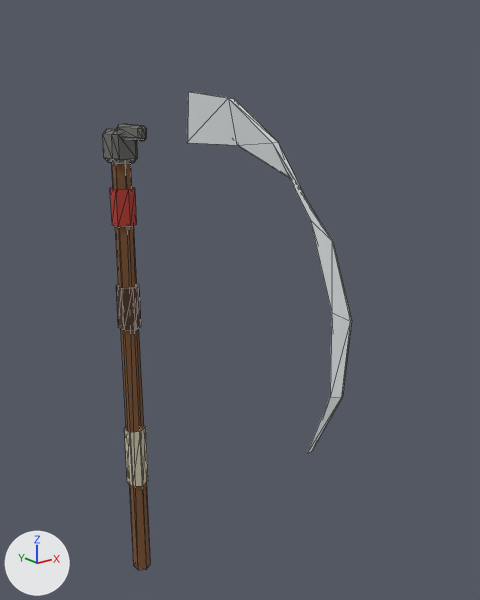
What one commit did to the glTF model frontend/public/zumbi/models/foice_afiada.glb.
Before and after are seen from a 50 mm lens placed at (-0.711, -1.297, 0.88), pointed at (0.067, -0.325, 0.491). The axes (+X, +Y, +Z) are drawn at lower left. The lights are the same throughout. The first picture is the older version. Mesh edges are drawn as thin lines. Vertices at exactly the same position are counted once.

The first picture shows 'foice_afiada.001'.
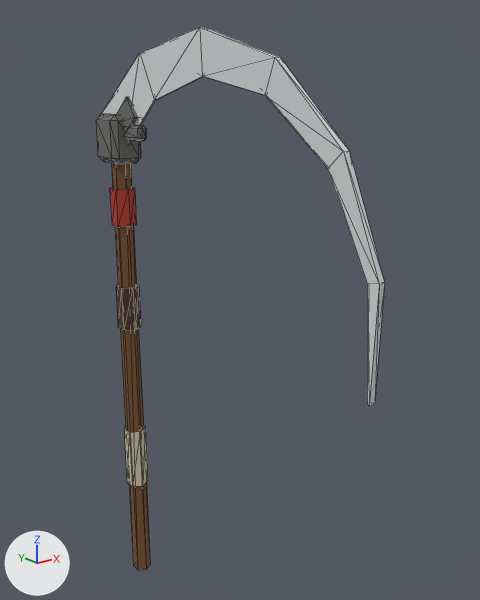
Pixel boxes [x1, y1, x2, y2] of what changed, in the pictures (480 x 600 px):
'foice_afiada.001', reshaped (16% wider, 14% taller): before [103, 92, 352, 570]; after [96, 27, 385, 570]
part 1 of me_foice_afiada_malha, rebuilt (71% wider): before [187, 92, 352, 453]; after [102, 27, 385, 406]
part 2 of me_foice_afiada_malha, rebuilt (28% wider, 38% taller): before [103, 128, 138, 164]; after [96, 114, 141, 164]
part 3 of me_foice_afiada_malha, added: after [117, 97, 138, 135]

The change, as a list of edits to the scene's bpy script:
```text
Change me_foice_afiada_malha:
    used by ob_foice_afiada_001; location = (0.0, 0.0, 0.0)
    remove me_foice_afiada_malha.from_pydata(...)  # 124 vertices, 196 faces; spans x -0.03..0.03, y -0.672..0.03, z -0.3..0.88
    add me_foice_afiada_malha.from_pydata(...)  # 132 vertices, 208 faces; spans x -0.035..0.035, y -0.725..0.063, z -0.3..0.984
    me_foice_afiada_malha part 1: the loose piece of 28 vertices spanning x -0.006..0.006, y -0.672..-0.253, z 0.303..0.88 is rebuilt with 28 vertices and now spans x -0.006..0.006, y -0.725..0.063, z 0.438..0.984
    me_foice_afiada_malha part 2: the loose piece of 24 vertices spanning x -0.03..0.03, y -0.03..0.03, z 0.735..0.805 is rebuilt with 24 vertices and now spans x -0.035..0.035, y -0.038..0.047, z 0.735..0.835
    me_foice_afiada_malha part 3
    8 vertices are added at x -0.011..0.011, y -0.085..0.025, z 0.77..0.87
    12 new faces join them
```
